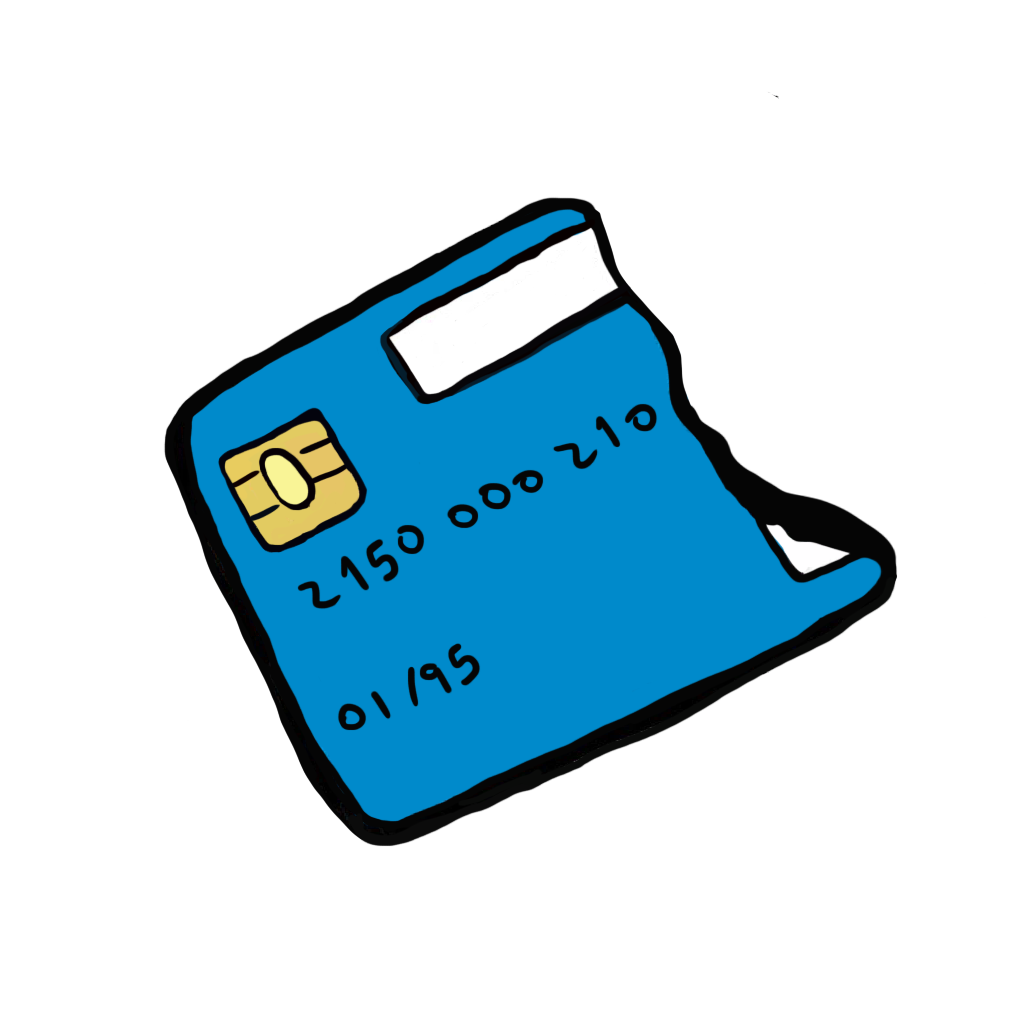
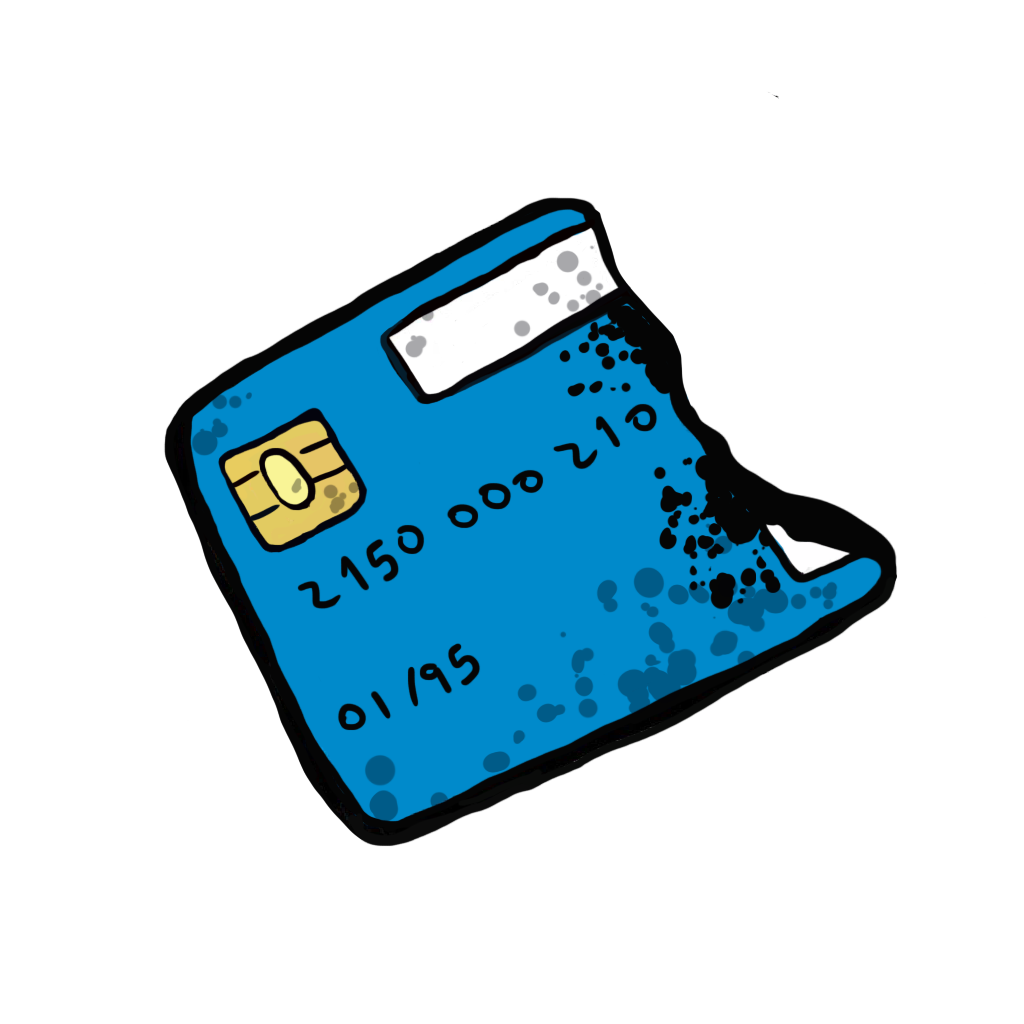
Layered file, before and after one edit (1024x1024). Changes by layer:
added layer "Layer 3" (34%) above "Layer 2" over <box>191,245,838,821</box>
added layer "Layer 4" above "Layer 1" over <box>559,303,781,610</box>
